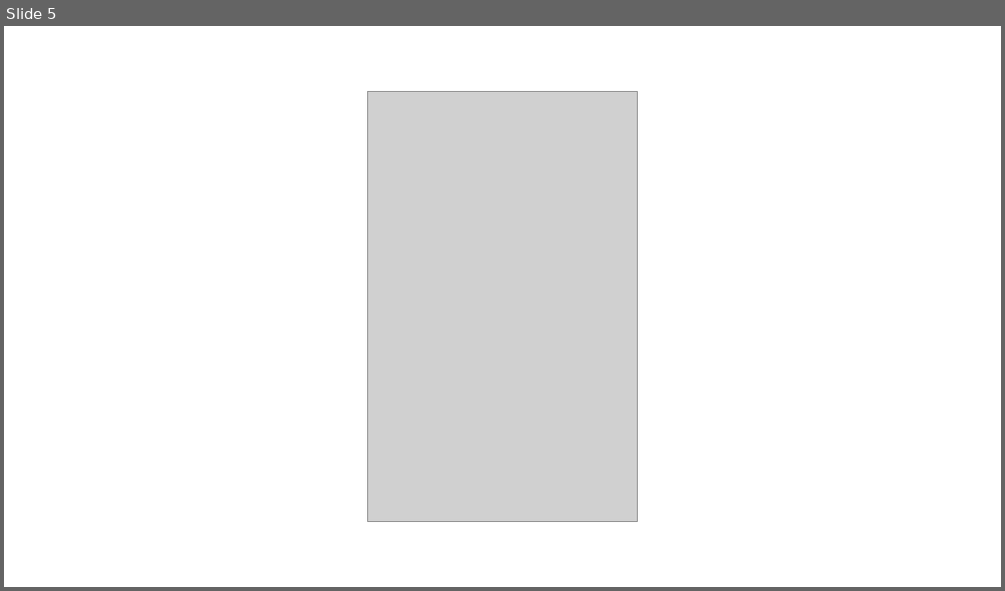
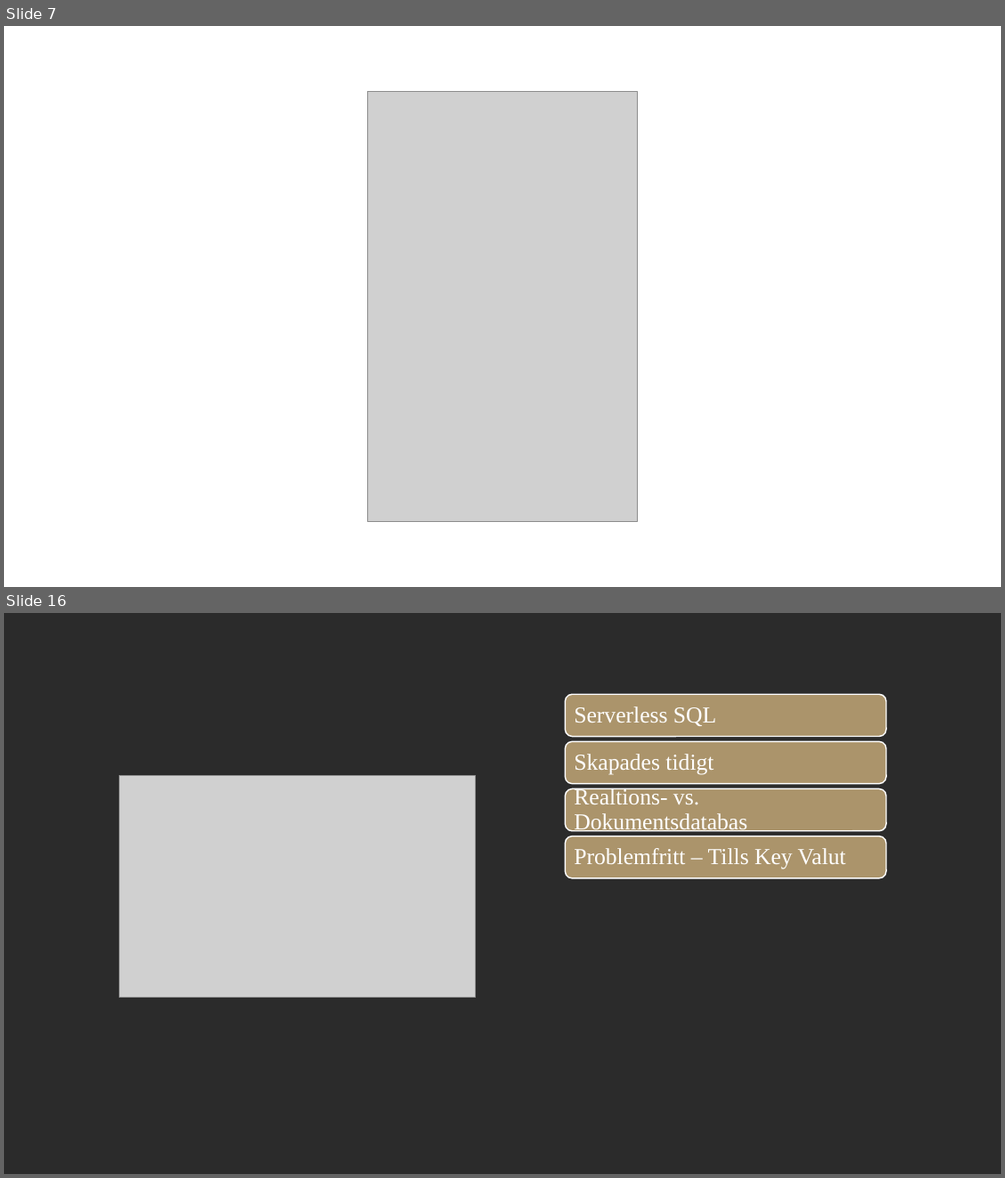
Before and after one commit to PGBSNH19/spacepark-grupp-2-b02-b04, a slide deck: Dokumentation/Geometric color block.pptx. Shown one above the other, each under a label of ours: slide 5 before the commit, slides 7 and 16 after it; the slides between them are not shown. The pictures are 1005x591 and 1005x1178 pixels, drawn with LibreOffice and Linux fonts; fonts in the diff are those of the drawing; grey boxes stand for pictures; background and template pictures are left out; a plain dark background stands for a picture behind light text. Boxes give left, top, right and bottom in pixels: in the first picture for what was removed or moved away, otherwise in the second. Text is boxed around its words. In the diff, an @@ line names an element or a change of style, - is before the commit and + after.

```diff
--- a/Dokumentation/Geometric color block.pptx
+++ b/Dokumentation/Geometric color block.pptx
@@ slide 16 added at (x1=4, y1=613, x2=1001, y2=1174), background picture (left out) @@
@@ picture added at (x1=119, y1=775, x2=475, y2=997) @@
@@ group added at (x1=565, y1=695, x2=886, y2=877): 4 rounded rectangles, 4 texts @@
+Serverless SQL
+Skapades tidigt
+Realtions- vs. Dokumentsdatabas
+Problemfritt – Tills Key Valut
@@ what was slide 5 is now slide 7 @@
```
Also in this commit, not shown: 9 slides changed, 10 other slides added, 4 slides removed, 1 other file.
